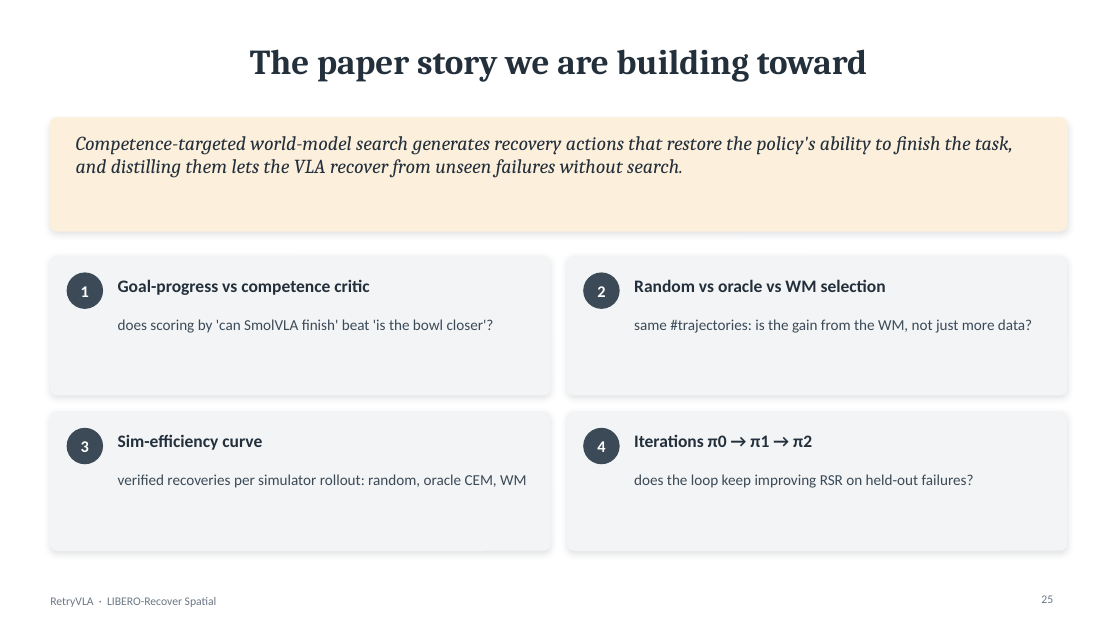
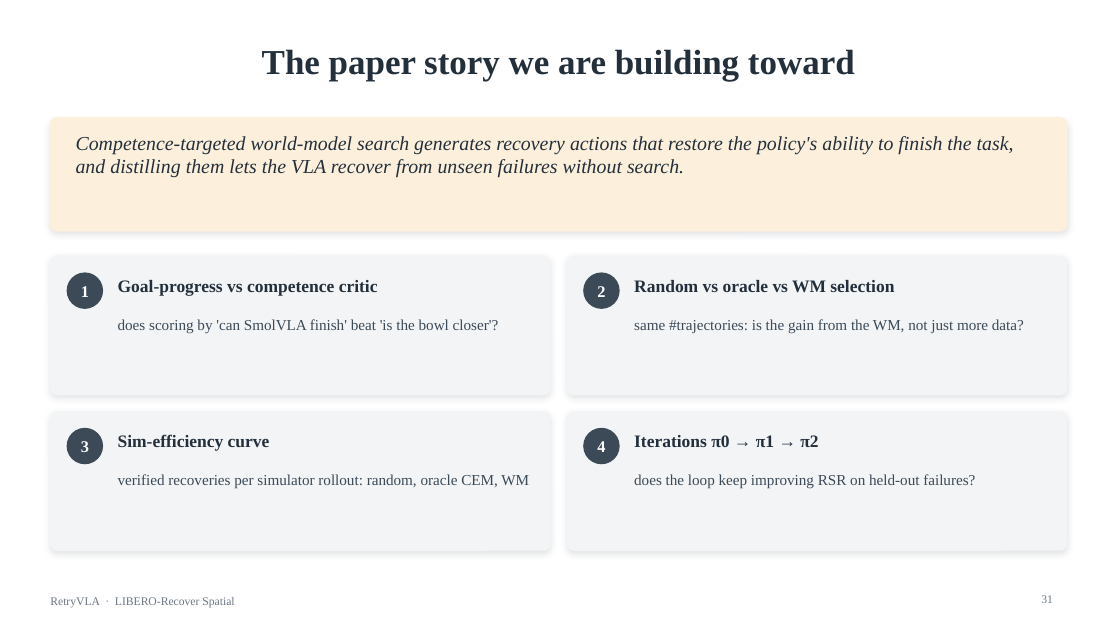
Before and after one commit to ltdoanhwork/RetryVLA, a slide deck: slide 31 of slides/RetryVLA_progress.pptx (slide 25 before the commit). Drawn at 1120x630 pixels with LibreOffice and Linux fonts; fonts in the diff are those of the drawing. Boxes give left, top, right and bottom in pixels: in the first picture for what was removed or moved away, otherwise in the second. Text is boxed around its words. In the diff, an @@ line names an element or a change of style, - is before the commit and + after.

Commit message:
Deck v2: Times New Roman, 11 embedded stage videos (M0 pi0 failures, M1 recoveries, noisy CEM, C1 labels, M3 side-by-side + WM recoveries), serif figures

```diff
--- a/slides/RetryVLA_progress.pptx
+++ b/slides/RetryVLA_progress.pptx
@@ title "The paper story we are ..." at (262, 49, 855, 82): font Cambria to Times New Roman @@
@@ text "Competence-targeted world-model search generates recovery ..." at (76, 136, 1014, 178): font Cambria to Times New Roman @@
@@ font Calibri to Times New Roman in 11 elements at (118, 280, 378, 296), (118, 319, 499, 334), (597, 286, 605, 297), (634, 280, 894, 293), (634, 319, 1024, 334), (81, 441, 89, 452), (118, 434, 270, 451), (118, 474, 529, 488), (634, 435, 818, 447), (634, 474, 975, 489), (50, 597, 234, 608) @@
@@ page number at (1041, 595, 1053, 603): text changed; font Calibri to Times New Roman @@
-25
+31
```
Also in this commit, not shown: 25 other slides changed, 6 slides added, 31 other files.
